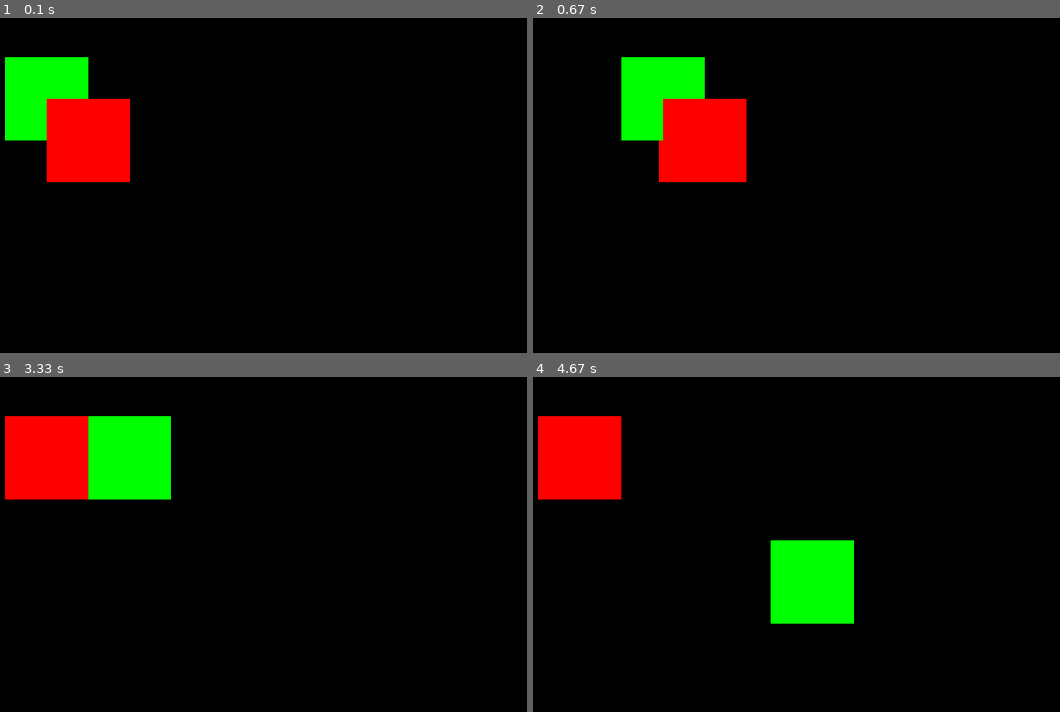
Above: before the commit, frames 1-4 (two rows, left to right).
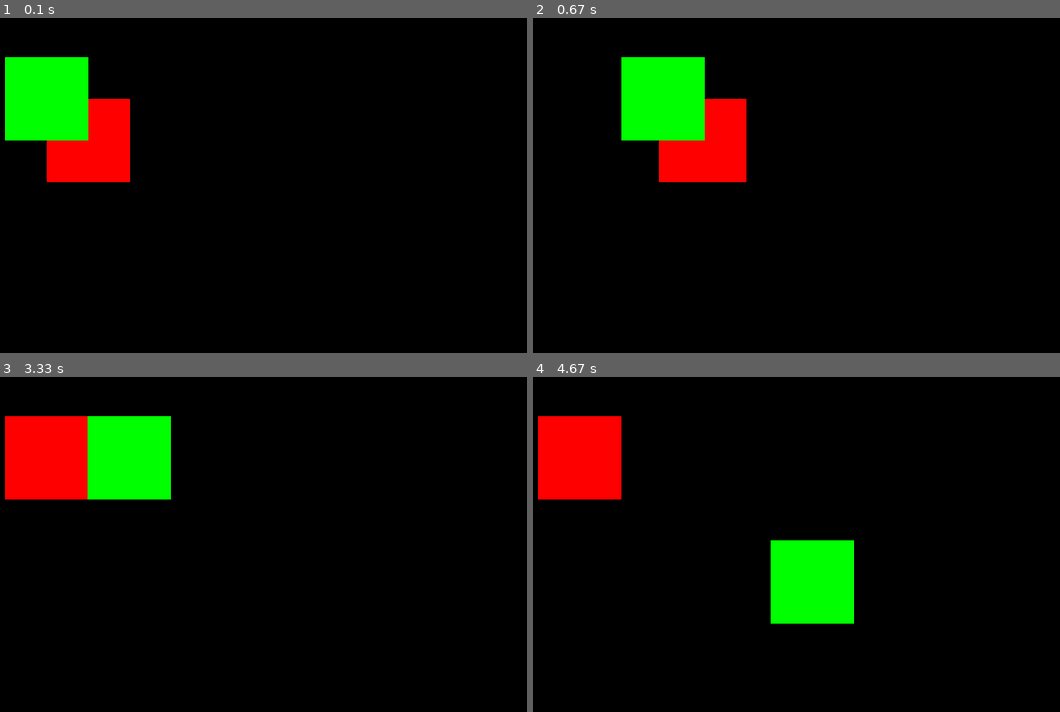
Above: after the commit, the same moments.

Repository: Comblue45/pygame-framework
Game: pygame game, started from test.py
Two runs of this game, one before a commit and one after it. Both use one fixed random seed, a clock stepped at 60 frames per second and the inputs below.
Inputs (mouse positions are in pixels of both pictures, inside the frame that each line leads up to):
- Up to frame 1 (0.1 s): no input
- Up to frame 2 (0.67 s): hold D from 0.33 s (still down); move the mouse to (807, 289) at 0.37 s
- Up to frame 3 (3.33 s): release D at 0.8 s; hold W 0.83-1.13 s; move the mouse to (511, 611) at 0.87 s; tap X at 0.9, 1.23, 1.53, 1.73, 2.03, 2.3, 2.63, 2.93, 3.07 s; tap G at 0.98, 2.38 s; hold D 1.17-1.63 s; move the mouse to (137, 628) at 1.2 s; hold A 1.67-2.2 s; move the mouse to (89, 547) at 1.7 s; hold S 2.23-2.53 s; move the mouse to (395, 450) at 2.27 s; hold A 2.57-2.97 s; move the mouse to (374, 668) at 2.6 s; hold W from 3 s (still down); move the mouse to (310, 457) at 3.03 s
- Up to frame 4 (4.67 s): release W at 3.37 s; hold D 3.4-4.03 s; move the mouse to (590, 611) at 3.43 s; tap X at 3.47, 3.77, 4.13, 4.53 s; tap G at 3.55 s; hold S 4.07-4.43 s; move the mouse to (838, 678) at 4.1 s; hold A from 4.47 s (still down); move the mouse to (807, 541) at 4.5 s

The runs differ from the first frame. In frame 1, 1.0% of the frame differs, in the area x 8-17%, y 24-37%; in frame 2, 1.0%; in frame 3, less than 0.1%; in frame 4, nothing differs.

Commit message:
Added rendering layer and tag system

Diff:
--- a/ecs_engine/ecs_engine.py
+++ b/ecs_engine/ecs_engine.py
@@ -10,6 +10,8 @@
 from ecs_engine.runtime.time import Time
 
 from ecs_engine.general.world import World
+from ecs_engine.general.layer import Layer
+from ecs_engine.general.tags import Tags
 
 from ecs_engine.systems.render_system import render_system
 from ecs_engine.systems.synchronize_system import synchronize_system
@@ -38,10 +40,15 @@
         self.input = Input()
         self.time = Time(fps=fps)
 
+        self.layer = Layer()
+        self.tags = Tags()
+
         self.world = World(ecs=self.ecs,
                            window=self.window,
                            input=self.input,
-                           time=self.time)
+                           time=self.time,
+                           layer=self.layer,
+                           tags=self.tags)
 
         self.systems = systems if systems is not None else []
 
@@ -106,6 +113,8 @@
         self,
         surface: pygame.Surface,
         position: tuple[int, int] = (0, 0),
+        layer: int = 1,
+        tags: set[str] | None = None
         ) -> int:
         entity = self.ecs.create_entity()
 
@@ -119,6 +128,12 @@
 
         self.ecs.add_component_to_entity(entity, TransformDirtyFlag())
         self.ecs.add_component_to_entity(entity, SynchroniseFlag())
+
+        self.layer.register(entity, layer)
+
+        tags = tags if tags is not None else set()
+        for tag in tags:
+            self.tags.register(entity, tag)
 
         return entity
 
--- /dev/null
+++ b/ecs_engine/general/layer.py
@@ -0,0 +1,35 @@
+from typing import Iterable
+
+class Layer:
+
+    def __init__(self, layers: int = 1) -> None:
+        self.layers: dict[int, set[int]] = {}
+
+        for layer in range(0, layers):
+            self.add_layer(layer)
+
+    def add_layer(self, layer: int) -> None:
+        self.layers[layer] = set()
+
+    def register(self, entity: int, entity_layer: int) -> None:
+        if not entity_layer in self.layers.keys():
+            self.add_layer(entity_layer)
+
+        self.layers[entity_layer].add(entity)
+
+    def check_out(self, entity: int, entity_layer: int) -> None:
+        if not entity in self.layers[entity_layer]:
+            for layer in self.layers.keys():
+                if entity in self.layers[layer]:
+                    entity_layer = layer
+                    break
+
+        self.layers[entity_layer].remove(entity)
+
+    def get_rendering_order_iterable(self) -> Iterable:
+        rendering_order: list[int] = []
+
+        for layer in sorted(self.layers.keys(), reverse=True):
+            rendering_order = rendering_order + list(self.layers[layer])
+
+        return rendering_order
--- /dev/null
+++ b/ecs_engine/general/tags.py
@@ -0,0 +1,44 @@
+class Tags:
+
+    def __init__(self) -> None:
+        self.tags: dict[str, set[int]] = {}
+
+    def add_tag(self, tag: str) -> None:
+        self.tags[tag] = set()
+
+    def register(self, entity: int, entity_tag: str) -> None:
+        if not entity_tag in self.tags.keys():
+            self.add_tag(entity_tag)
+
+        self.tags[entity_tag].add(entity)
+
+    def check_out(self, entity: int, entity_tag: str) -> None:
+        if not entity in self.tags[entity_tag]:
+            for tag in self.tags.keys():
+                if entity in self.tags[entity_tag]:
+                    entity_tag = tag
+                    break
+
+        self.tags[entity_tag].remove(entity)
+
+    def get_entities_with_tag(self, tag: str) -> set[int]:
+        if not tag in self.tags.keys():
+            self.add_tag(tag)
+
+        return self.tags[tag].copy()
+
+    def get_entities_with_tags(self, tags: set[str]) -> set[int]:
+        if not all(tag in self.tags.keys() for tag in tags):
+            (self.add_tag(tag) for tag in tags if not tag in self.tags.keys())
+
+        entities = set()
+
+        process_list: list[set[int]] = []
+        for tag in tags:
+            process_list.append(self.tags[tag])
+
+        entities.update(process_list[0])
+        for process_set in process_list:
+            entities = entities.intersection(process_set)
+
+        return entities
--- a/ecs_engine/general/world.py
+++ b/ecs_engine/general/world.py
@@ -6,6 +6,9 @@
 from ecs_engine.runtime.input import Input
 from ecs_engine.runtime.time import Time
 
+from ecs_engine.general.layer import Layer
+from ecs_engine.general.tags import Tags
+
 @dataclass(slots=True)
 class World:
     ecs: ECS
@@ -13,3 +16,6 @@
     window: Window
     input: Input
     time: Time
+
+    layer: Layer
+    tags: Tags
--- a/ecs_engine/systems/render_system.py
+++ b/ecs_engine/systems/render_system.py
@@ -2,12 +2,10 @@
 
 from ecs_engine.components.render_component import RenderComponent
 
-from ecs_engine.helpers.screen_position import screen_position
-
 def render_system(world: World) -> None:
     ecs = world.ecs
 
-    entities_to_render = ecs.get_entities_by_component(RenderComponent)
+    entities_to_render = world.layer.get_rendering_order_iterable()
 
     for entity in entities_to_render:
         render_component = ecs.get_component_of_entity(entity, RenderComponent)
--- a/test.py
+++ b/test.py
@@ -49,18 +49,28 @@
             if hirachie_component.parent is not None:
                 disconnect(hirachie_component.parent, entity, world.ecs)
 
-game = ECSEngine(systems=[moveable_system, test_hirachie_system], component_types=[Moveable])
+def test_tag_system(world: World):
+    tags = world.tags
+
+    entities = tags.get_entities_with_tag("entity")
+    test = tags.get_entities_with_tag("test")
+    test_2 = tags.get_entities_with_tag("test2")
+    bullshit = tags.get_entities_with_tags({"entity", "bullshit"})
+
+    print(f"Entity: {entities}; test: {test}; test_2: {test_2}; bullshit: {bullshit}")
+
+game = ECSEngine(systems=[moveable_system, test_hirachie_system, test_tag_system], component_types=[Moveable])
 
 game.setup()
 
 surface = pygame.Surface((100,100))
 surface.fill("green")
-test_entity = game.create_entity(surface=surface, position=(50, 50))
+test_entity = game.create_entity(surface=surface, position=(50, 50), tags={"entity", "test", "bullshit"})
 game.add_component_to_entity(test_entity, Moveable())
 
 surface = pygame.Surface((100,100))
 surface.fill("red")
-test_entity_2 = game.create_entity(surface=surface, position=(50, 50))
+test_entity_2 = game.create_entity(surface=surface, position=(50, 50), layer=2, tags={"entity", "test2", "bullshit"})
 
 connect(test_entity, test_entity_2, game.ecs)
 
